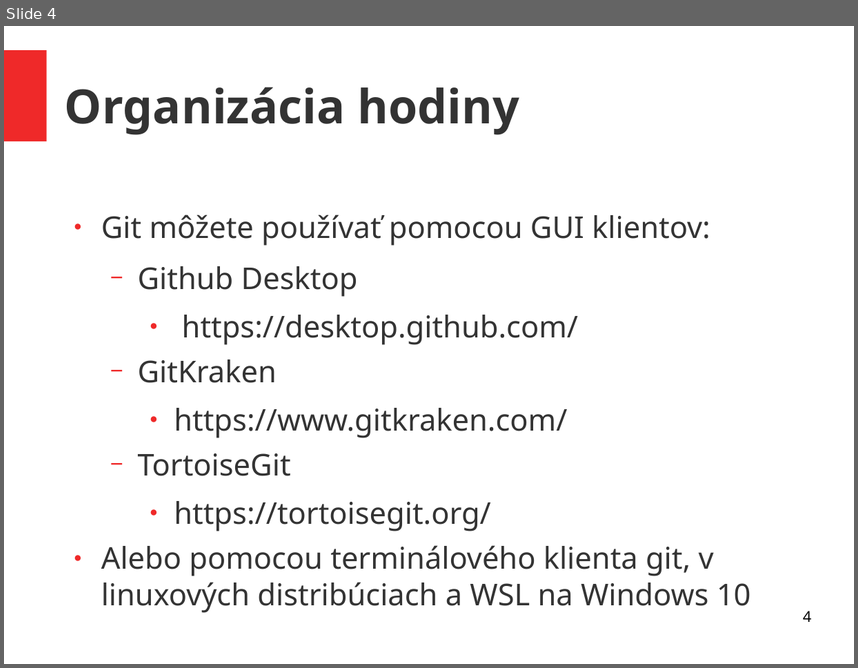
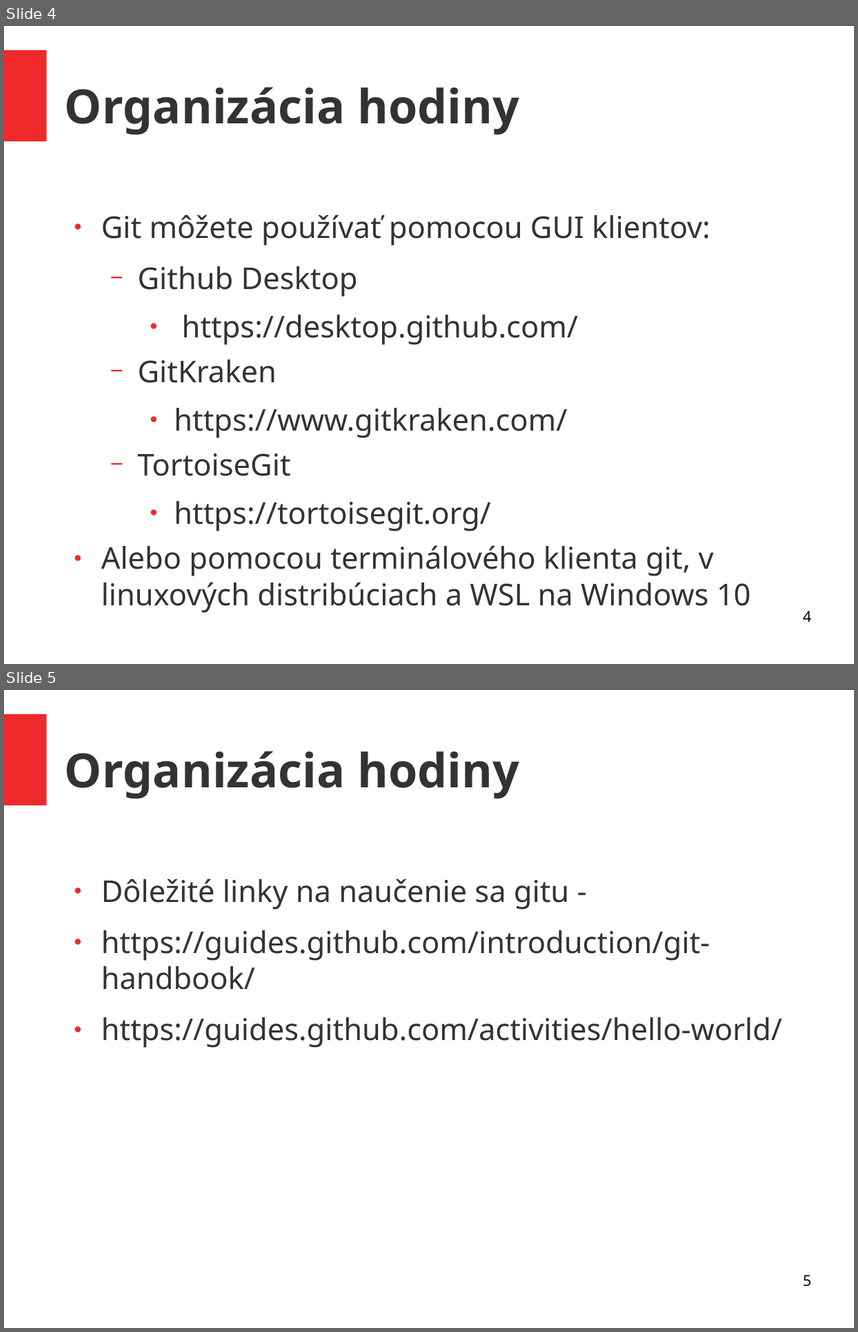
Before and after one commit to ukf-michalkohutek/prezentacia, a slide deck: seminar2.odp. Shown one above the other, each under a label of ours: slide 4 before the commit, slides 4 and 5 after it. The pictures are 858x668 and 858x1332 pixels, drawn with LibreOffice and Linux fonts; fonts in the diff are those of the drawing. Boxes give left, top, right and bottom in pixels: in the first picture for what was removed or moved away, otherwise in the second. Text is boxed around its words. In the diff, an @@ line names an element or a change of style, - is before the commit and + after.

```diff
--- a/seminar2.odp
+++ b/seminar2.odp
@@ slide 5 added at box(4, 690, 854, 1328), background #FFFFFF; not listed: 1 template element that a slide beside it also shows @@
@@ title added at box(65, 751, 519, 799), 44 pt, text #333333, bold @@
+Organizácia hodiny
@@ text added at box(101, 878, 782, 1047), 28 pt, text #333333 @@
+● Dôležité linky na naučenie sa gitu -
+● https://guides.github.com/introduction/git-handbook/
+● https://guides.github.com/activities/hello-world/
@@ page number added at box(803, 1274, 811, 1286), 14 pt, text #000000 @@
+5
```
Also in this commit, not shown: 1 other slide added.
